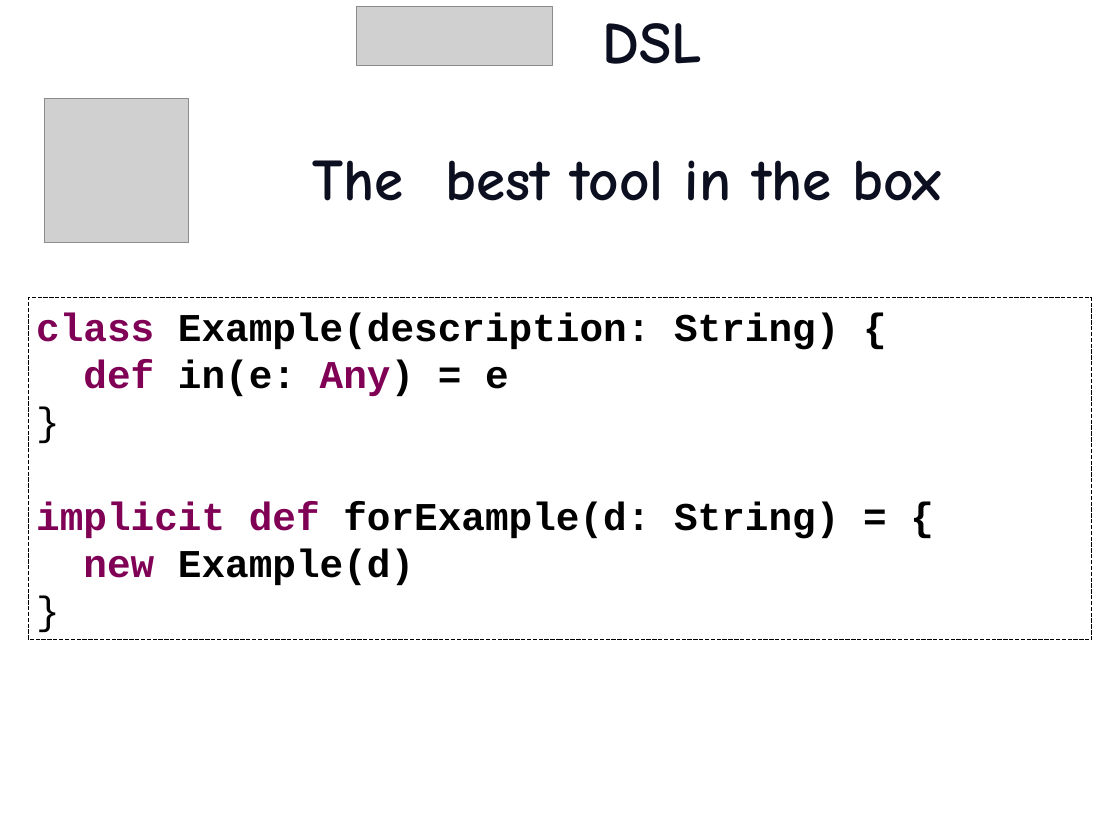
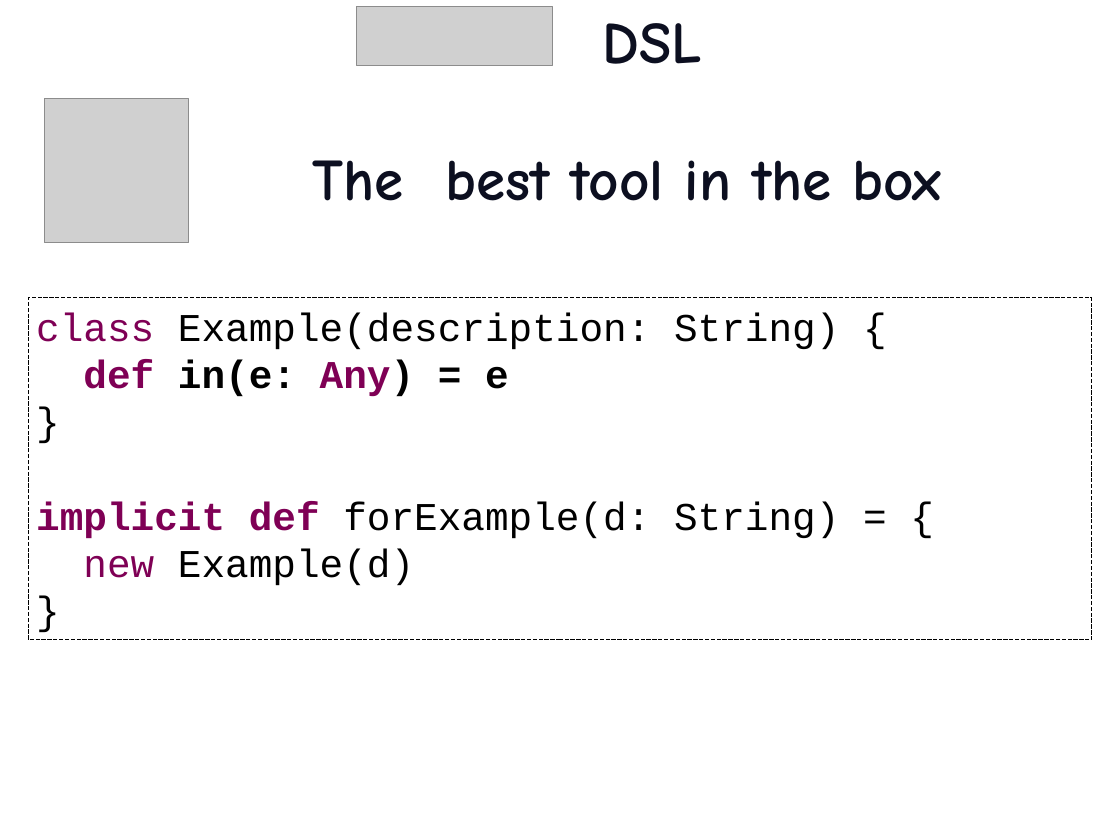
Before and after one commit to etorreborre/oscon-2010, a slide deck: slide 23 of src/main/resources/oscon_2010_specs.pptx. Drawn at 1120x840 pixels with LibreOffice and Linux fonts; fonts in the diff are those of the drawing; grey boxes stand for pictures; background and template pictures are left out. Boxes give left, top, right and bottom in pixels: in the first picture for what was removed or moved away, otherwise in the second. Text is boxed around its words. In the diff, an @@ line names an element or a change of style, - is before the commit and + after.

```diff
--- a/src/main/resources/oscon_2010_specs.pptx
+++ b/src/main/resources/oscon_2010_specs.pptx
@@ text in rectangle at bbox=[36, 312, 839, 586]: bold off in "class Example(description: String) {", "forExample(d: String) = {", "new Example(d)" @@
```
Also in this commit, not shown: 2 other slides changed, 7 slides added.
